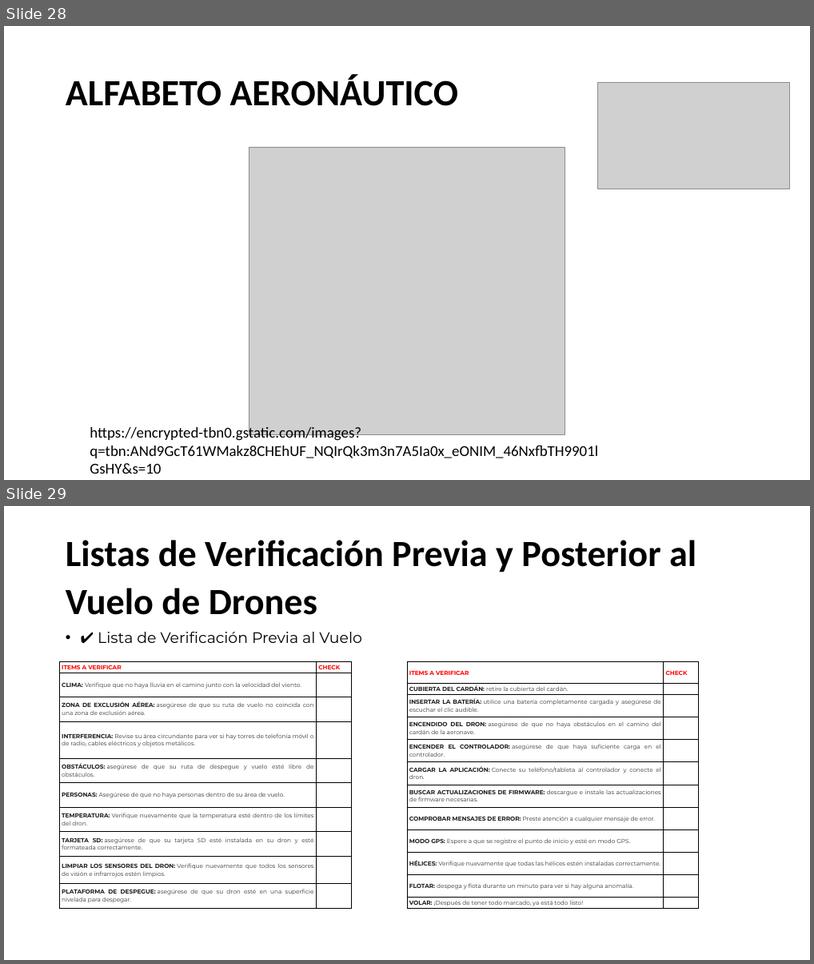
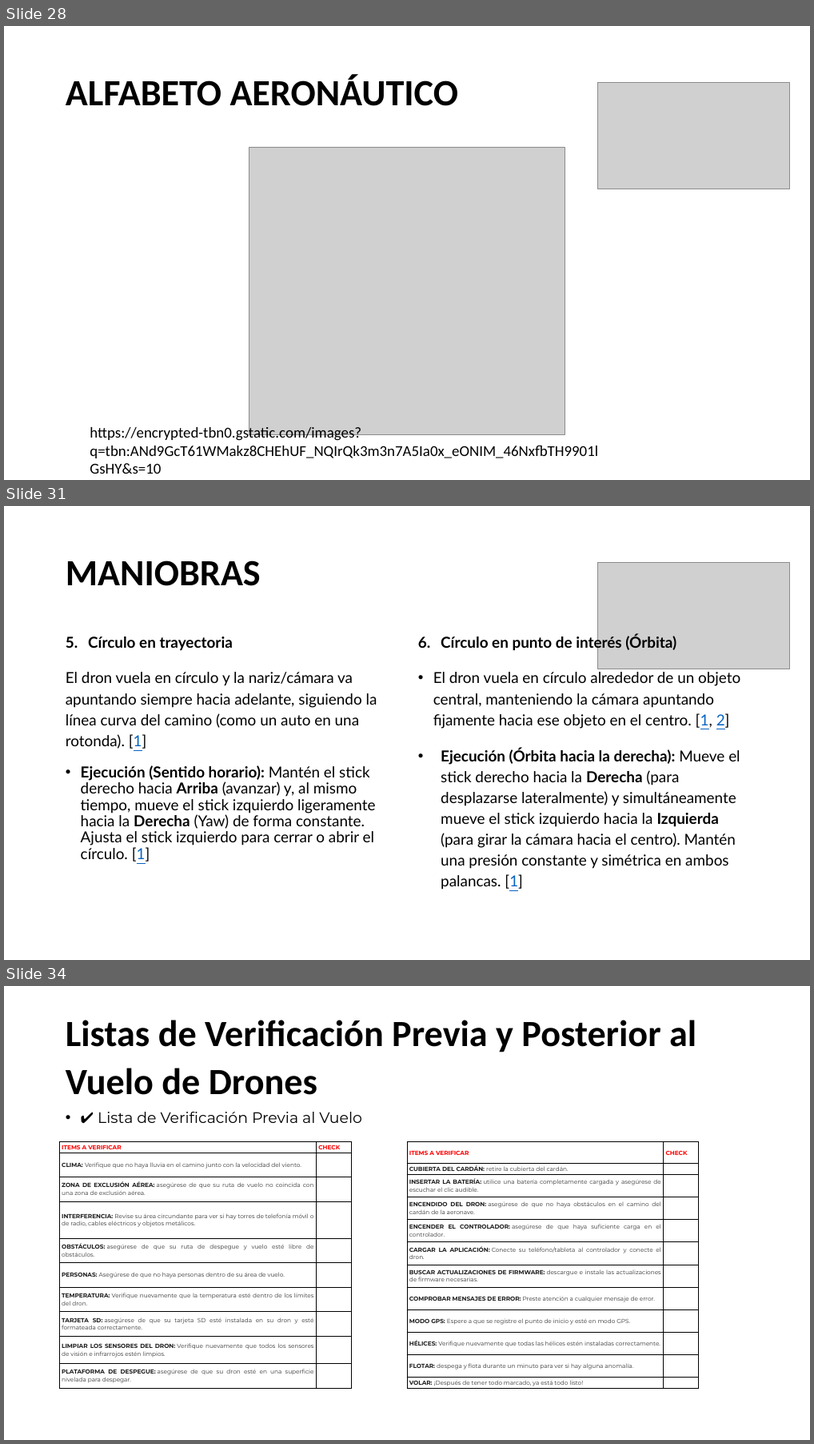
Before and after one commit to Dimitri-1999/drones, a slide deck: curso_pilotos_uav.pptx. Shown one above the other, each under a label of ours: slides 28 and 29 before the commit, slides 28, 31 and 34 after it; the slides between them are not shown. The pictures are 814x964 and 814x1444 pixels, drawn with LibreOffice and Linux fonts; fonts in the diff are those of the drawing; grey boxes stand for pictures; background and template pictures are left out. Boxes give left, top, right and bottom in pixels: in the first picture for what was removed or moved away, otherwise in the second. Text is boxed around its words. In the diff, an @@ line names an element or a change of style, - is before the commit and + after.

Commit message:
add maniobras

```diff
--- a/curso_pilotos_uav.pptx
+++ b/curso_pilotos_uav.pptx
@@ slide 31 added at [4, 506, 810, 960], background picture (left out) @@
@@ title added at [66, 560, 261, 586], 44 pt, text #000000, bold @@
+MANIOBRAS
@@ picture added at [598, 563, 790, 669] @@
@@ text added at [66, 636, 378, 861], 18 pt, text #000000 @@
+5. Círculo en trayectoria
+El dron vuela en círculo y la nariz/cámara va apuntando siempre hacia adelante, siguiendo la línea curva del camino (como un auto en una rotonda). [1]
+• Ejecución (Sentido horario): Mantén el stick derecho hacia Arriba (avanzar) y, al mismo tiempo, mueve el stick izquierdo ligeramente hacia la Derecha (Yaw) de forma constante. Ajusta el stick izquierdo para cerrar o abrir el círculo. [1]
@@ text added at [434, 634, 741, 889], 18 pt, text #000000 @@
+6. Círculo en punto de interés (Órbita)
+• El dron vuela en círculo alrededor de un objeto central, manteniendo la cámara apuntando fijamente hacia ese objeto en el centro. [1, 2]
+• Ejecución (Órbita hacia la derecha): Mueve el stick derecho hacia la Derecha (para desplazarse lateralmente) y simultáneamente mueve el stick izquierdo hacia la Izquierda (para girar la cámara hacia el centro). Mantén una presión constante y simétrica en ambos palancas. [1]
@@ what was slide 29 is now slide 34 @@
```
Also in this commit, not shown: 1 slide changed, 4 other slides added.
